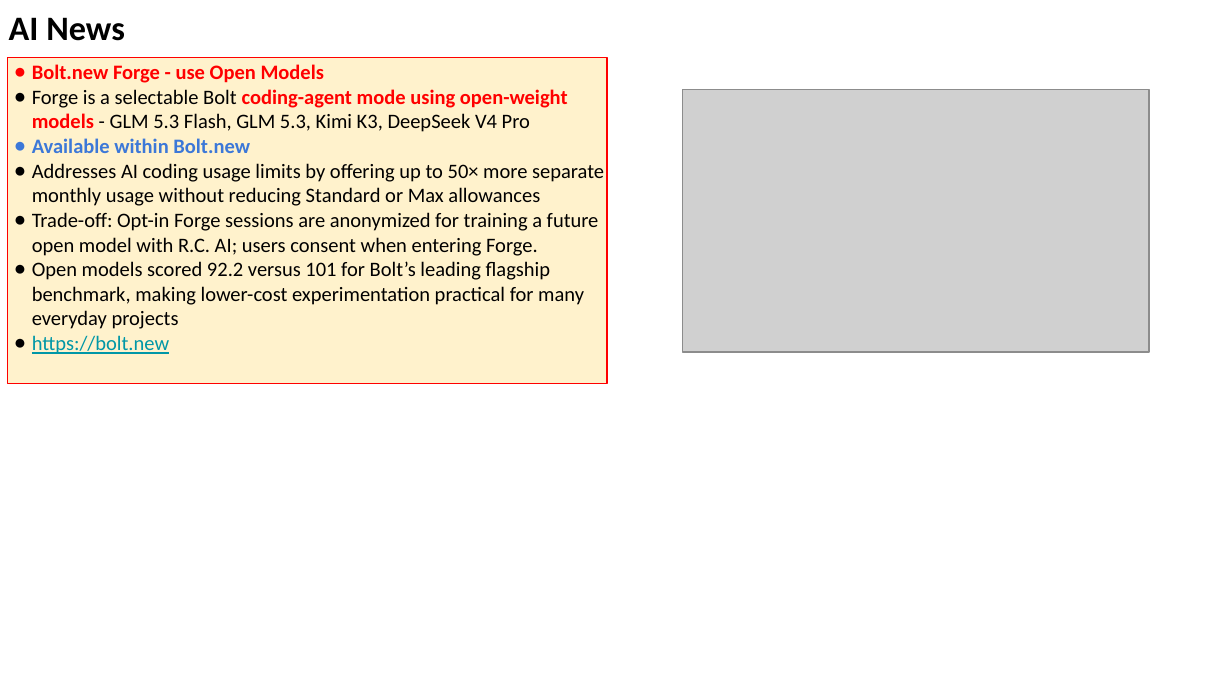
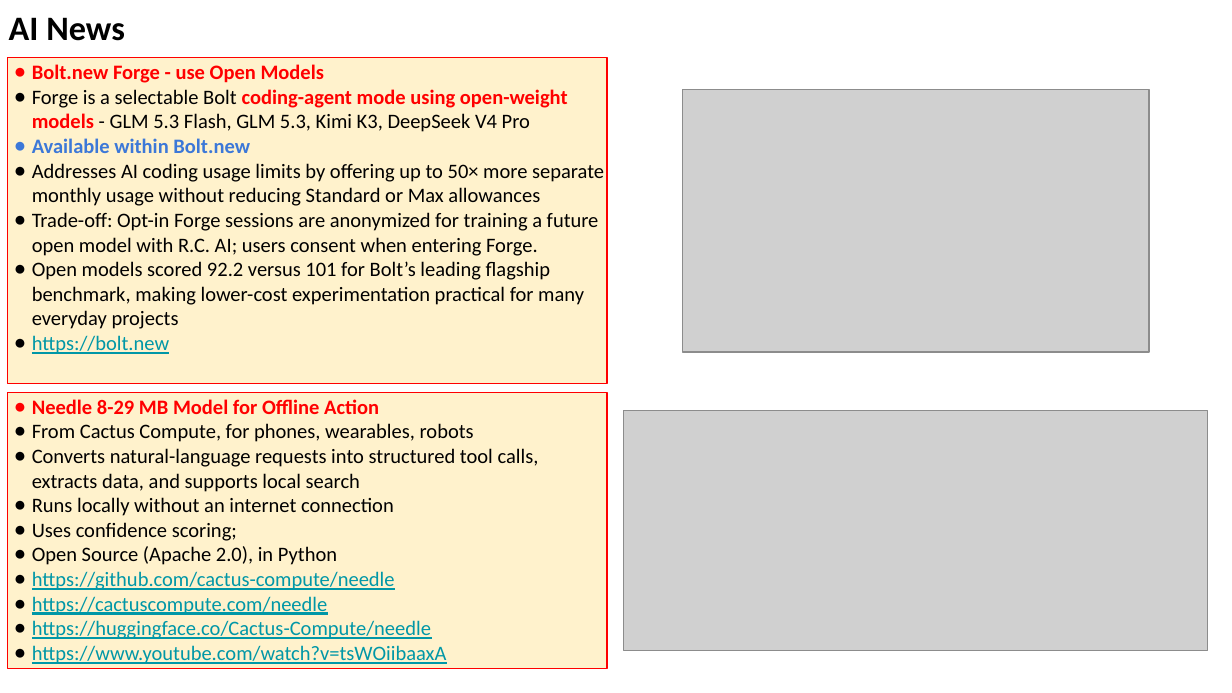
Before and after one commit to lselector/seminar, a slide deck: slide 14 of 2026/2026-09-25-AI-News.pptx. Drawn at 1232x693 pixels with LibreOffice and Linux fonts; fonts in the diff are those of the drawing; grey boxes stand for pictures. Boxes give left, top, right and bottom in pixels: in the first picture for what was removed or moved away, otherwise in the second. Text is boxed around its words. In the diff, an @@ line names an element or a change of style, - is before the commit and + after.

```diff
--- a/2026/2026-09-25-AI-News.pptx
+++ b/2026/2026-09-25-AI-News.pptx
@@ rectangle added at [7, 393, 607, 669], fill #FFF2CC, outline #FF0000 0.75 pt, 12 pt, text #000000 @@
+● Needle 8-29 MB Model for Offline Action
+● From Cactus Compute, for phones, wearables, robots
+● Converts natural-language requests into structured tool calls, extracts data, and supports local search
+● Runs locally without an internet connection
+● Uses confidence scoring;
+● Open Source (Apache 2.0), in Python
+● https://github.com/cactus-compute/needle
+● https://cactuscompute.com/needle
+● https://huggingface.co/Cactus-Compute/needle
+● https://www.youtube.com/watch?v=tsWOiibaaxA
@@ picture added at [623, 410, 1207, 650] @@
```
Also in this commit, not shown: 2 other slides changed, 4 slides added, 7 slides removed.
